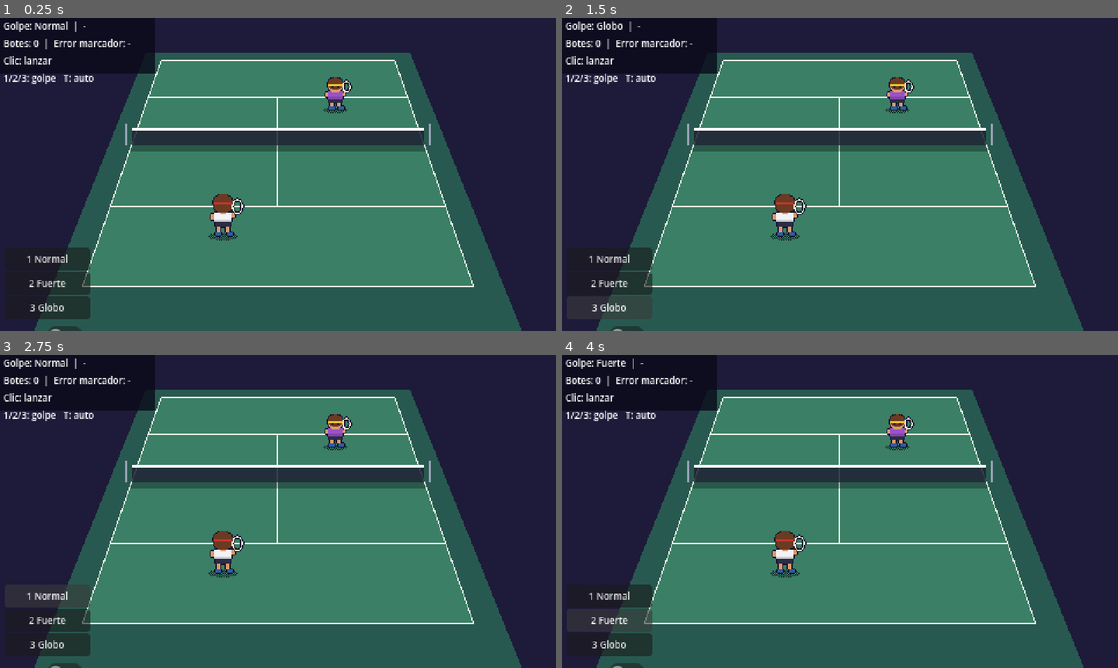
Above: before the commit, frames 1-4 (two rows, left to right).
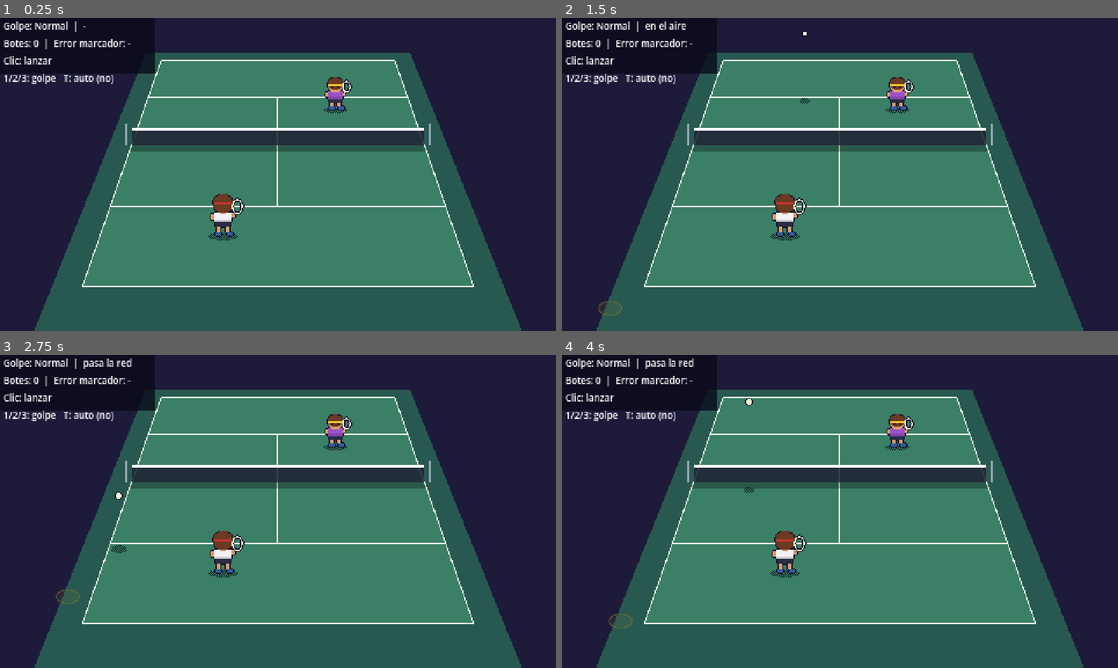
Above: after the commit, the same moments.

Repository: xNeku/Don-Tennis
Game: Godot game, scene res://scenes/pruebas/Fase0_25D.tscn
Two runs of this game, one before a commit and one after it. Both use one fixed random seed, a clock stepped at 60 frames per second and the inputs below.
Inputs (mouse positions are in pixels of both pictures, inside the frame that each line leads up to):
- Up to frame 1 (0.25 s): no input
- Up to frame 2 (1.5 s): click (612, 284) at 0.5 s, where only the run before the commit has a clickable "2 Fuerte"; click (612, 309) at 1.25 s, where only the run before the commit has a clickable "3 Globo"
- Up to frame 3 (2.75 s): click (50, 596) at 2 s, where only the run before the commit has a clickable "1 Normal"
- Up to frame 4 (4 s): click (612, 596) at 2.75 s, where only the run before the commit has a clickable "1 Normal"; click (612, 621) at 3.5 s, where only the run before the commit has a clickable "2 Fuerte"

The runs differ from the first frame. In frame 1, 1.7% of the frame differs, in the area x 4-21%, y 18-100%; in frame 2, 1.5%; in frame 3, 1.7%; in frame 4, 1.7%.

Commit message:
docs: plataforma PC con mando como referencia de diseño; sin botones táctiles
- CLAUDE.md: la tablet es solo herramienta de trabajo; el juego apunta a PC
  con mando y teclado, sin ratón obligatorio ni diseño táctil
- GDD: plataforma PC decidida, mando primero, propuesta de botones, teclado,
  vibración y dirección del golpe (abierto: mismo stick o segundo stick)
- IDEAS: versus con 2 mandos, opciones de pantalla, Steam Deck
- Banco de pruebas: se quitan los botones táctiles (atajos 1/2/3/T)

Co-Authored-By: Claude Sonnet 5.5 <noreply@anthropic.com>
Claude-Session: https://claude.ai/code/session_019rcxv5nUiwCP3epJLF2DMN

Diff:
--- a/scenes/pruebas/Fase0_25D.tscn
+++ b/scenes/pruebas/Fase0_25D.tscn
@@ -65,34 +65,3 @@
 mouse_filter = 2
 theme_override_font_sizes/font_size = 8
 text = "Info"
-
-[node name="Botones" type="VBoxContainer" parent="UI"]
-offset_left = 4.0
-offset_top = 198.0
-offset_right = 62.0
-offset_bottom = 268.0
-theme_override_constants/separation = 1
-
-[node name="Normal" type="Button" parent="UI/Botones"]
-layout_mode = 2
-focus_mode = 0
-theme_override_font_sizes/font_size = 8
-text = "1 Normal"
-
-[node name="Fuerte" type="Button" parent="UI/Botones"]
-layout_mode = 2
-focus_mode = 0
-theme_override_font_sizes/font_size = 8
-text = "2 Fuerte"
-
-[node name="Globo" type="Button" parent="UI/Botones"]
-layout_mode = 2
-focus_mode = 0
-theme_override_font_sizes/font_size = 8
-text = "3 Globo"
-
-[node name="Auto" type="CheckButton" parent="UI/Botones"]
-layout_mode = 2
-focus_mode = 0
-theme_override_font_sizes/font_size = 8
-text = "T Auto"
--- a/scripts/pruebas/fase0.gd
+++ b/scripts/pruebas/fase0.gd
@@ -1,6 +1,6 @@
 extends Node2D
 ## Banco de pruebas de la fase 0: una máquina de bolas en el lado del rival.
-## Clic o toque en la pista = lanza una bola que botará justo ahí.
+## Clic en la pista = lanza una bola que botará justo ahí.
 ## No es parte del juego final; sirve para sentir la bola, su arco y el marcador de caída.
 
 ## Resolución base (píxeles del juego). Pixel art: 480x270, escalado entero.
@@ -17,12 +17,9 @@
 @onready var _origen: Marker2D = $OrigenMaquina
 @onready var _huellas: Node2D = $Huellas
 @onready var _info: Label = $UI/Info
-@onready var _boton_normal: Button = $UI/Botones/Normal
-@onready var _boton_fuerte: Button = $UI/Botones/Fuerte
-@onready var _boton_globo: Button = $UI/Botones/Globo
-@onready var _boton_auto: CheckButton = $UI/Botones/Auto
 
 var _indice: int = 0
+var _auto_activo: bool = false
 var _prediccion: Vector2 = Vector2.ZERO
 var _error_prediccion: float = -1.0
 var _t_auto: float = 0.0
@@ -38,9 +35,6 @@
 		_toco_red = true
 		_ultimo_evento = "choca con la red")
 	_bola.cruzo_red.connect(func(_abajo: bool) -> void: _ultimo_evento = "pasa la red")
-	_boton_normal.pressed.connect(func() -> void: _elegir(0))
-	_boton_fuerte.pressed.connect(func() -> void: _elegir(1))
-	_boton_globo.pressed.connect(func() -> void: _elegir(2))
 
 
 func _unhandled_input(event: InputEvent) -> void:
@@ -53,11 +47,11 @@
 	elif event.is_action_pressed(&"pruebas_tipo_globo"):
 		_elegir(2)
 	elif event.is_action_pressed(&"pruebas_auto"):
-		_boton_auto.button_pressed = not _boton_auto.button_pressed
+		_auto_activo = not _auto_activo
 
 
 func _process(delta: float) -> void:
-	if _boton_auto.button_pressed:
+	if _auto_activo:
 		_t_auto -= delta
 		if _t_auto <= 0.0:
 			_t_auto = intervalo_auto
@@ -116,5 +110,5 @@
 func _actualizar_info() -> void:
 	var nombre: String = tipos[_indice].nombre if not tipos.is_empty() else "-"
 	var error: String = "-" if _error_prediccion < 0.0 else "%.2f px" % _error_prediccion
-	_info.text = "Golpe: %s  |  %s\nBotes: %d  |  Error marcador: %s\nClic: lanzar\n1/2/3: golpe   T: auto" % [
-		nombre, _ultimo_evento, _bola.rebotes, error]
+	_info.text = "Golpe: %s  |  %s\nBotes: %d  |  Error marcador: %s\nClic: lanzar\n1/2/3: golpe   T: auto (%s)" % [
+		nombre, _ultimo_evento, _bola.rebotes, error, "SI" if _auto_activo else "no"]
Not shown, changed: CLAUDE.md
Not shown, changed: docs/GDD.md
Not shown, changed: docs/IDEAS.md
